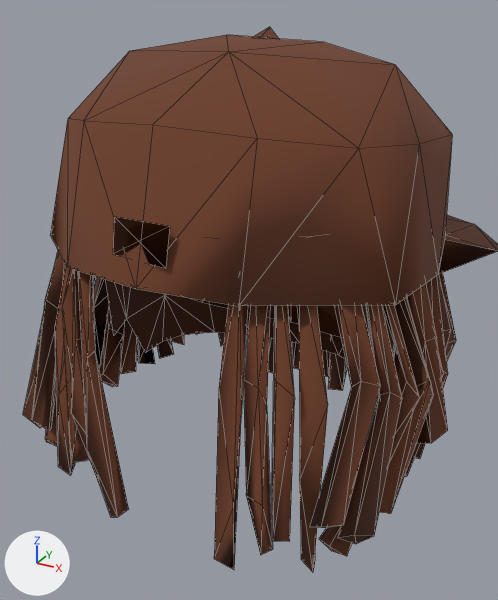
Renders of the glTF model art/characters/lod2/hair/full/hair_dreads_cap.glb from each side of a commit.
Before and after are seen from a 50 mm camera at (0.419, -0.773, 1.122) aimed at (-0.027, 0.039, 0.716). The lights are fixed; the arrows at lower left show +X, +Y and +Z. The first picture is the older version. Mesh edges are drawn as thin lines. Vertices at exactly the same position are counted once.

Objects in the first picture: 'hair_dreads_cap'.
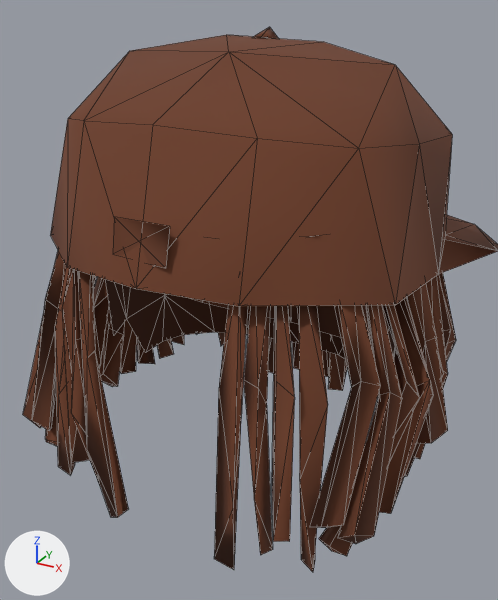
Diff of the bpy script that builds the scene:
```diff
--- a/art/characters/lod2/hair/full/hair_dreads_cap.glb.py
+++ b/art/characters/lod2/hair/full/hair_dreads_cap.glb.py
@@ me_hair_dreads_cap_001 @@
 # used by ob_hair_dreads_cap; location = (0.0, 0.0, 0.0)
 # verts and faces of me_hair_dreads_cap_001; kept vertices keep their numbers, new ones are numbered from 706
 # before: 104 (0.114, -0.23, 0.76) at pixel (243, 379), 105 (0.133, -0.231, 0.755) at pixel (258, 388), 106 (0.137, -0.229, 0.604) at pixel (262, 505), 107 (0.134, -0.214, 0.725) at pixel (266, 405), 108 (0.136, -0.198, 0.515) at pixel (272, 549)
 # before: 213 (0.116, -0.226, 0.608) at pixel (246, 495), 223 (0.127, -0.212, 0.513) at pixel (260, 555), 499 (0.117, -0.212, 0.752), 510 (0.116, -0.195, 0.521)
-me_hair_dreads_cap_001.from_pydata(...)  # 706 vertices, 1099 faces; spans x -0.29..0.295, y -0.252..0.439, z 0.492..1.088
+me_hair_dreads_cap_001.from_pydata(...)  # 704 vertices, 1099 faces; spans x -0.29..0.295, y -0.252..0.439, z 0.492..1.088
+# me_hair_dreads_cap_001 part 1
+delete_vertices([106, 213])  # with the faces that use them
+verts[706] = (0.126, -0.228, 0.607)  # pixel (254, 500)
+faces += [(105, 706, 107), (107, 706, 108), (104, 706, 105), (108, 706, 223), (223, 706, 510), (499, 510, 706)]
+faces += [(104, 499, 706)]
+# me_hair_dreads_cap_001 part 2
+# 8 vertices are removed from x -0.113..0.218, y -0.191..-0.014, z 0.884..0.952
+# 17 faces are deleted
+# 7 vertices are added at x -0.098..0.221, y -0.209..0.002, z 0.877..0.951
+# 19 new faces join them
 me_hair_dreads_cap_001.materials.append(mat_m_hair)
```

Where the change shows, as pixel boxes [x1, y1, x2, y2] in the pictures (498 x 600 px; the box of a moved part takes in the faces that stretch with it):
part 1 of me_hair_dreads_cap_001, moved or reshaped
    both: [244, 380, 273, 555]
part 2 of me_hair_dreads_cap_001, moved or reshaped (mostly hidden)
    before: [382, 305, 395, 356]
    after: [382, 305, 395, 357]
